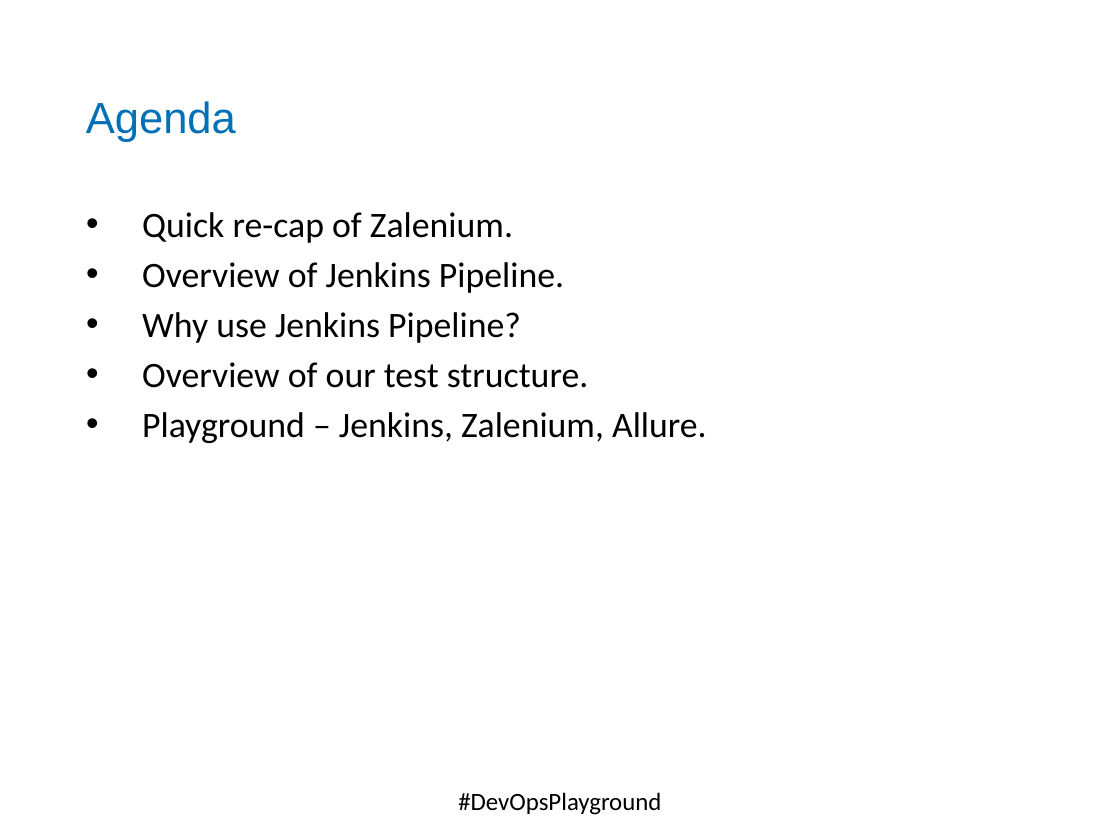
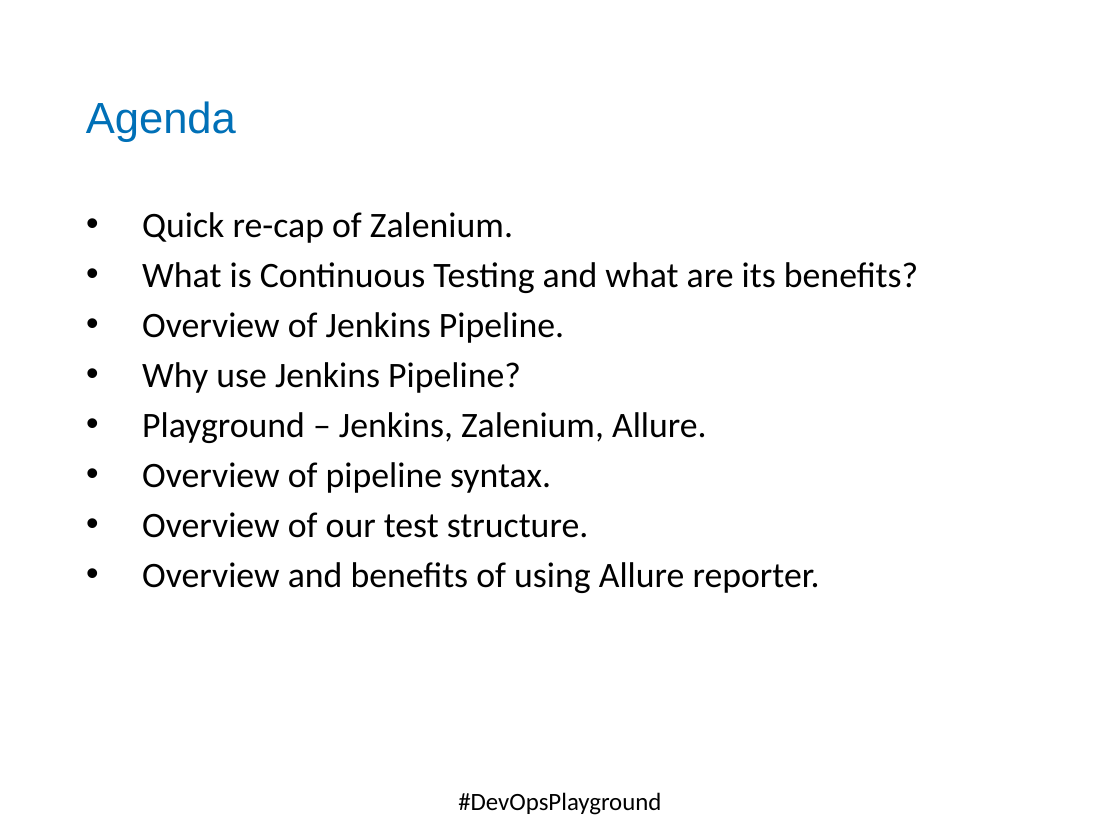
Before and after one commit to DevOpsPlayground/Hands-on-with-Continuous-Testing-using-Jenkins-and-Zalenium, a slide deck: slide 5 of ZaleniumJenkins.pptx. Drawn at 1120x840 pixels with LibreOffice and Linux fonts; fonts in the diff are those of the drawing; background and template pictures are left out. Boxes give left, top, right and bottom in pixels: in the first picture for what was removed or moved away, otherwise in the second. Text is boxed around its words. In the diff, an @@ line names an element or a change of style, - is before the commit and + after.

```diff
--- a/ZaleniumJenkins.pptx
+++ b/ZaleniumJenkins.pptx
@@ text at (142, 262, 918, 293): paragraph added @@
+• What is Continuous Testing and what are its benefits?
@@ text at (142, 412, 707, 493): paragraphs added @@
+• Playground – Jenkins, Zalenium, Allure.
+• Overview of pipeline syntax.
@@ text at (142, 562, 820, 593): text changed @@
-• Playground – Jenkins, Zalenium, Allure.
+• Overview and benefits of using Allure reporter.
```
Also in this commit, not shown: 2 other slides changed, 4 slides added, 1 other file.
